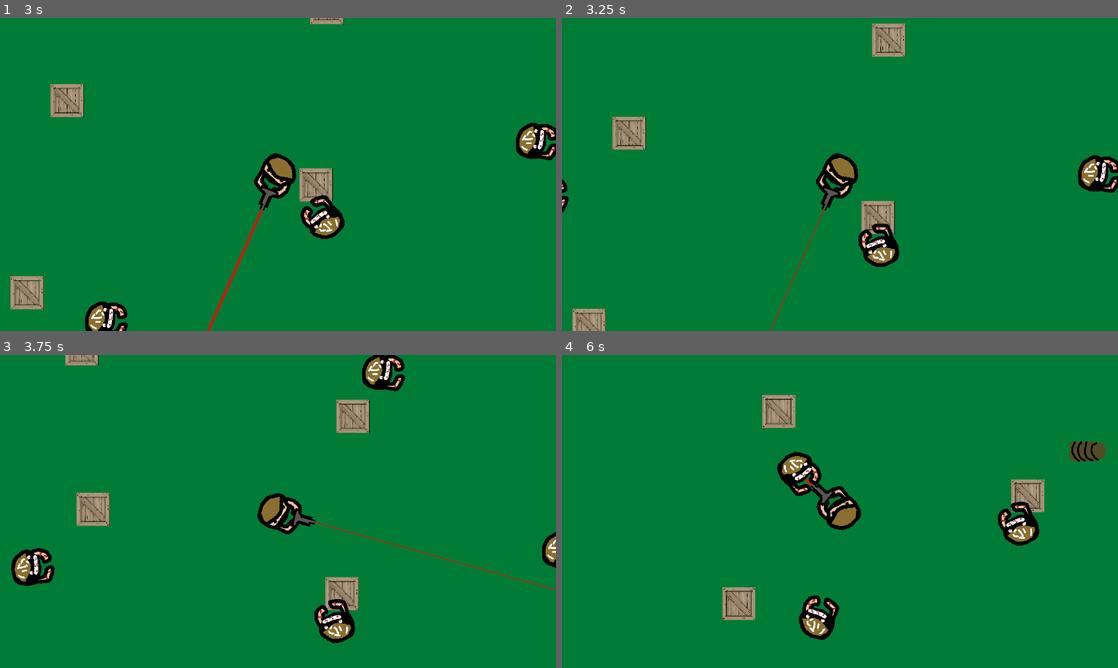
Above: before the commit, frames 1-4 (two rows, left to right).
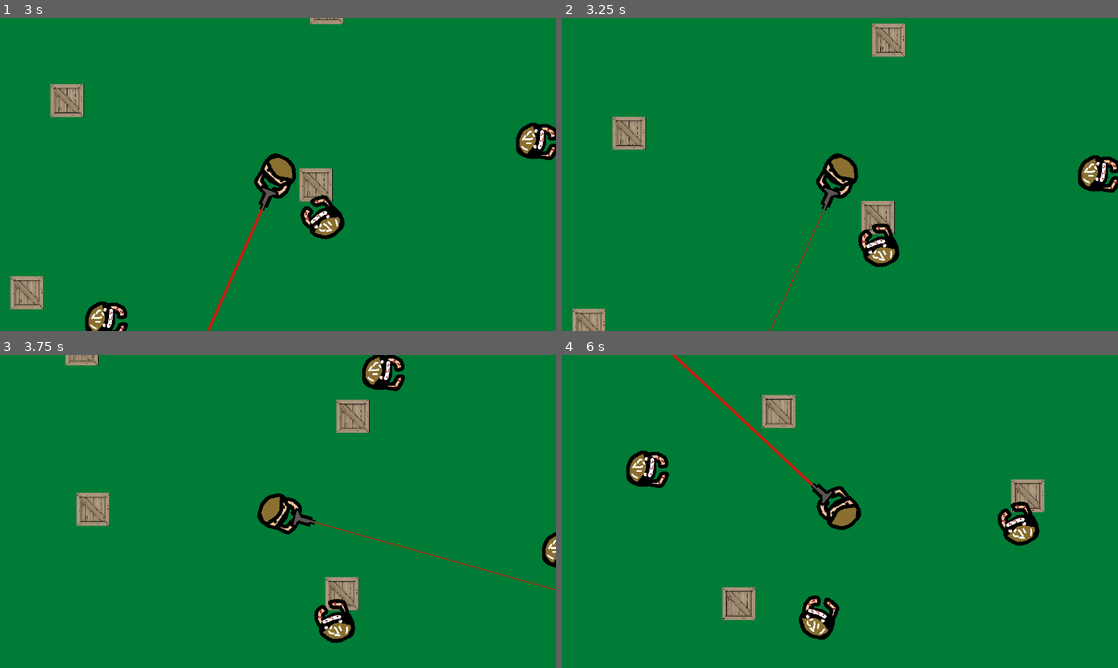
Above: after the commit, the same moments.

Repository: FlipSniper/BATTLEGROUNDS
Game: Godot game, scene res://scenes/world.tscn
The game is run twice, just before and just after one commit, with the same random seed, the same clock (stepped at 60 frames per second) and the same inputs.
Inputs (mouse positions are in pixels of both pictures, inside the frame that each line leads up to):
- Up to frame 1 (3 s): tap Enter at 0.5 s; move the mouse to (400, 158) at 0.52 s; hold D (move_right) 0.53-1.28 s; click (400, 158) at 0.6 s; move the mouse to (166, 190) at 1.27 s; hold S (move_down) 1.28-2.03 s; click (166, 190) at 1.35 s; move the mouse to (333, 105) at 2.02 s; hold D (move_right) 2.03-2.78 s; tap 0 (toggle_gun) at 2.1 s; click (333, 105) at 2.3 s; move the mouse to (250, 237) at 2.77 s; hold W (move_up) from 2.78 s (still down); tap 1 (toggle_laser) at 2.85 s
- Up to frame 2 (3.25 s): keep holding W (move_up); click (812, 237) at 3.05 s
- Up to frame 3 (3.75 s): move the mouse to (444, 558) at 3.52 s; release W (move_up) at 3.53 s; hold A (move_left) from 3.53 s (still down); click (444, 558) at 3.6 s
- Up to frame 4 (6 s): move the mouse to (673, 464) at 4.27 s; click (673, 464) at 4.35 s; move the mouse to (867, 511) at 5.02 s; release A (move_left) at 5.03 s; hold S (move_down) 5.03-5.78 s; tap 0 (toggle_gun) at 5.1 s; click (867, 511) at 5.3 s; move the mouse to (756, 433) at 5.77 s; hold D (move_right) from 5.78 s (still down); tap 1 (toggle_laser) at 5.85 s

Frame 1 is identical in both runs. In frame 2, less than 0.1% of the frame differs, in the area x 0-2%, y 51-63%; in frame 3, 0.7%; in frame 4, 2.1%, in the area x 11-98%, y 0-46%.

Commit message:
Fixede bullet

Diff:
--- a/battlegorunds/project.godot
+++ b/battlegorunds/project.godot
@@ -14,6 +14,10 @@
 run/main_scene="uid://dksd6e5p4bxp8"
 config/features=PackedStringArray("4.5", "GL Compatibility")
 config/icon="res://icon.svg"
+
+[autoload]
+
+Inventory="*res://scripts/Inventory.gd"
 
 [display]
 
@@ -75,6 +79,7 @@
 2d_physics/layer_4="enemy"
 2d_physics/layer_5="enemy_player_detector"
 2d_physics/layer_6="weapons"
+2d_physics/layer_7="collectibles"
 
 [rendering]
 
--- a/battlegorunds/scenes/coin.tscn
+++ b/battlegorunds/scenes/coin.tscn
@@ -1,10 +1,21 @@
-[gd_scene load_steps=2 format=3 uid="uid://cmeoqmaisrbk8"]
+[gd_scene load_steps=4 format=3 uid="uid://cmeoqmaisrbk8"]
 
+[ext_resource type="Script" uid="uid://j7my8ivh6ipt" path="res://scripts/coin.gd" id="1_i64fm"]
 [ext_resource type="Texture2D" uid="uid://c4nja7ttf1b57" path="res://assets/coin.png" id="1_rwqht"]
 
+[sub_resource type="CircleShape2D" id="CircleShape2D_rwqht"]
+radius = 48.95
+
 [node name="Area2D" type="Area2D"]
+collision_layer = 64
+collision_mask = 2
+script = ExtResource("1_i64fm")
 
 [node name="CollisionShape2D" type="CollisionShape2D" parent="."]
+shape = SubResource("CircleShape2D_rwqht")
 
 [node name="Sprite2D" type="Sprite2D" parent="."]
+position = Vector2(4, 4)
 texture = ExtResource("1_rwqht")
+
+[connection signal="body_entered" from="." to="." method="_on_body_entered"]
--- a/battlegorunds/scenes/enemy.tscn
+++ b/battlegorunds/scenes/enemy.tscn
@@ -1,7 +1,8 @@
-[gd_scene load_steps=9 format=3 uid="uid://bpc1yrplwdcwx"]
+[gd_scene load_steps=10 format=3 uid="uid://bpc1yrplwdcwx"]
 
 [ext_resource type="Texture2D" uid="uid://cpnuox5b7vvho" path="res://assets/enemy.png" id="1_7p1mj"]
 [ext_resource type="Script" uid="uid://cnhj1q6jwapxq" path="res://scripts/enemy.gd" id="1_md0e3"]
+[ext_resource type="PackedScene" uid="uid://cmeoqmaisrbk8" path="res://scenes/coin.tscn" id="2_5uy6h"]
 [ext_resource type="AudioStream" uid="uid://cxoqxsyr78x21" path="res://sfx/breeze-of-blood-122253.mp3" id="3_4ra3w"]
 
 [sub_resource type="CapsuleShape2D" id="CapsuleShape2D_md0e3"]
@@ -52,6 +53,7 @@
 collision_layer = 8
 collision_mask = 9
 script = ExtResource("1_md0e3")
+drop = ExtResource("2_5uy6h")
 
 [node name="Sprite2D" type="Sprite2D" parent="."]
 texture = ExtResource("1_7p1mj")
--- a/battlegorunds/scenes/player.tscn
+++ b/battlegorunds/scenes/player.tscn
@@ -12,22 +12,6 @@
 [sub_resource type="CapsuleShape2D" id="CapsuleShape2D_dqkch"]
 radius = 25.0
 height = 84.0
-
-[sub_resource type="Animation" id="Animation_dqkch"]
-resource_name = "turn_laser_on"
-length = 0.2
-tracks/0/type = "value"
-tracks/0/imported = false
-tracks/0/enabled = true
-tracks/0/path = NodePath("LaserLine2D:width")
-tracks/0/interp = 2
-tracks/0/loop_wrap = true
-tracks/0/keys = {
-"times": PackedFloat32Array(0, 0.06, 0.2),
-"transitions": PackedFloat32Array(1, 1, 1),
-"update": 0,
-"values": [0.0, 6.0, 2.0]
-}
 
 [sub_resource type="Animation" id="Animation_qlg0r"]
 length = 0.001
@@ -72,6 +56,22 @@
 "values": [0.0, 4.71238898038469, 0.0]
 }
 
+[sub_resource type="Animation" id="Animation_dqkch"]
+resource_name = "turn_laser_on"
+length = 0.2
+tracks/0/type = "value"
+tracks/0/imported = false
+tracks/0/enabled = true
+tracks/0/path = NodePath("LaserLine2D:width")
+tracks/0/interp = 2
+tracks/0/loop_wrap = true
+tracks/0/keys = {
+"times": PackedFloat32Array(0, 0.06, 0.2),
+"transitions": PackedFloat32Array(1, 1, 1),
+"update": 0,
+"values": [0.0, 6.0, 2.0]
+}
+
 [sub_resource type="AnimationLibrary" id="AnimationLibrary_tuyoq"]
 _data = {
 &"RESET": SubResource("Animation_qlg0r"),
@@ -81,7 +81,7 @@
 
 [node name="Player" type="CharacterBody2D"]
 collision_layer = 2
-collision_mask = 17
+collision_mask = 81
 script = ExtResource("1_3vyb7")
 
 [node name="LaserLine2D" type="Line2D" parent="."]
--- a/battlegorunds/scripts/bullet.gd
+++ b/battlegorunds/scripts/bullet.gd
@@ -4,6 +4,8 @@
 var direction = Vector2.ZERO
 var player = null
 var rotated = false
+var distance_travelled = 0.0
+var max_distance = 500.0  # how far bullet can travel (in pixels)
 
 func _physics_process(delta):
 	if !rotated and direction != Vector2.ZERO:
@@ -11,9 +13,12 @@
 		rotated = true
 
 	if direction != Vector2.ZERO:
-		position += direction * speed * delta
+		var move = direction * speed * delta
+		position += move
+		distance_travelled += move.length()
 
-	if not get_viewport_rect().has_point(global_position):
+	# delete bullet if it's gone too far
+	if distance_travelled >= max_distance:
 		queue_free()
 
 func _on_body_entered(body):
--- /dev/null
+++ b/battlegorunds/scripts/coin.gd
@@ -0,0 +1,10 @@
+extends Area2D
+
+
+func _on_body_entered(body: Node2D) -> void:
+	print(body)
+	print(body == Player)
+	if body is Player:
+		queue_free()
+		Inventory.coins += 1
+		print(Inventory.coins)
--- a/battlegorunds/scripts/enemy.gd
+++ b/battlegorunds/scripts/enemy.gd
@@ -49,13 +49,16 @@
 			print(name +" lost the player")
 
 func take_damage(amount : int):
-	if amount> 0:
+	if amount > 0:
 		hit_points -= amount
 		hurt_sound.play()
 		animplayer.play("take_damage")
 		spawn_pos = global_position
+
 		if hit_points <= 0:
-			drop.instantiate()
-			drop.global_position = spawn_pos
+			if drop:
+				var drop_instance = drop.instantiate()
+				drop_instance.global_position = spawn_pos
+				get_tree().current_scene.add_child(drop_instance)
 			print(name + " died")
 			queue_free()
Not shown, added: battlegorunds/scripts/coin.gd.uid
